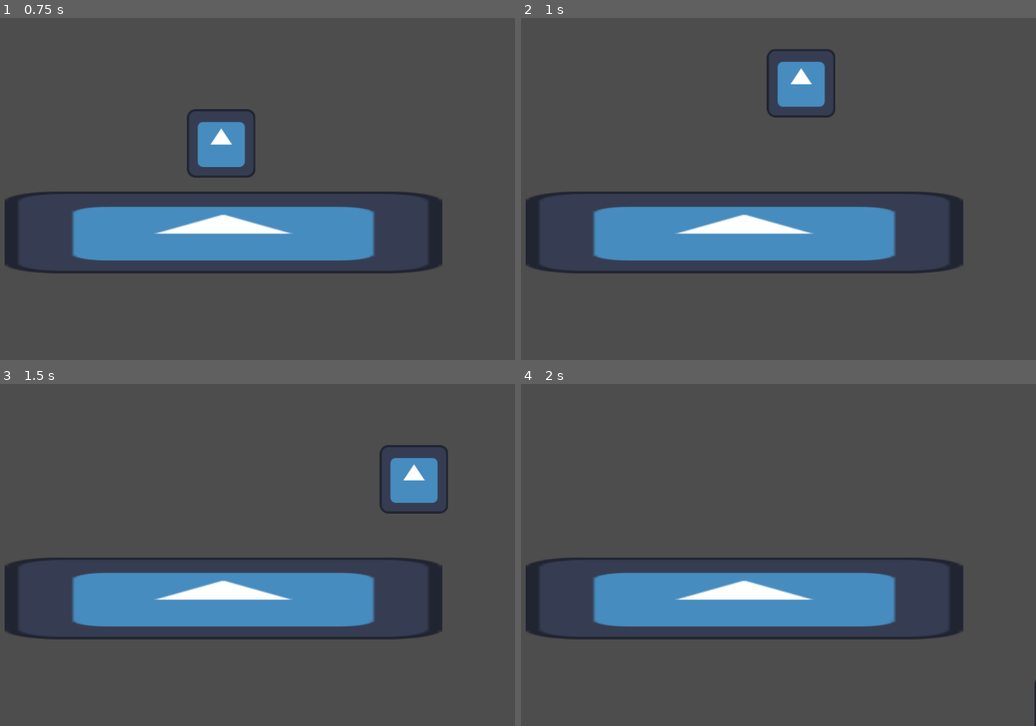
Above: before the commit, frames 1-4 (two rows, left to right).
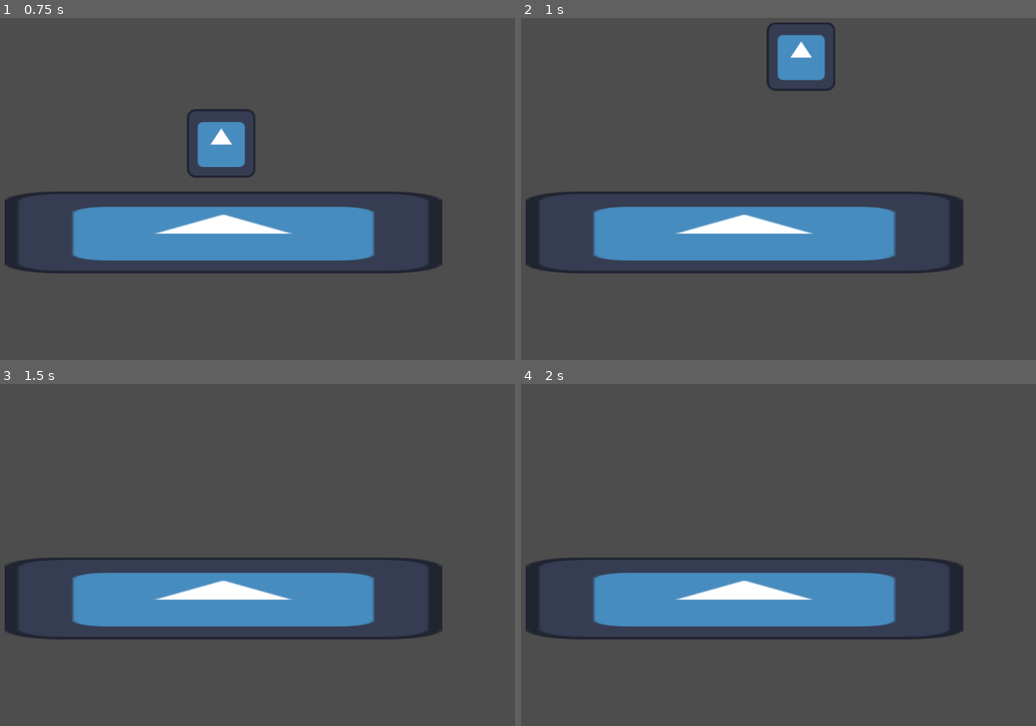
Above: after the commit, the same moments.

Repository: jible/Platform-fighter
Game: Godot game, scene res://scenes/test_scene.tscn
The game is run twice, just before and just after one commit, with the same random seed, the same clock (stepped at 60 frames per second) and the same inputs. The project has no main scene, so this scene is started directly. The engine's default icon, where the game draws it, is replaced by a stand-in: a white triangle on a blue panel in a dark square.
Inputs:
- Up to frame 1 (0.75 s): tap Enter at 0.5 s; hold D (move_right) from 0.53 s (still down); tap Space (jump) at 0.6 s
- Up to frame 2 (1 s): keep holding D (move_right); tap Space (jump) at 0.77 s
- Up to frame 3 (1.5 s): keep holding D (move_right); tap Space (jump) at 1.07, 1.35 s
- Up to frame 4 (2 s): keep holding D (move_right); tap Space (jump) at 1.52, 1.82 s

Frame 1 is identical in both runs. In frame 2, 1.9% of the frame differs, in the area x 47-62%, y 1-30%; in frame 3, 1.6%; in frame 4, less than 0.1%.

Commit message:
Added ariel state and landing behavior
Landing behavior needs to change later when there is a landing state, but im saving that for when there are animations and animation finishing signals. Also, may not need the landing behavior if landing while doing certain moves causes unique behaviors.

Diff:
--- /dev/null
+++ b/platform-fighter/prefabs/ariel.gd
@@ -0,0 +1,6 @@
+extends CharacterState
+
+
+func enter_state():
+	#TODO Change this to happen at the end of anim
+	state_machine.change_state("Ariel")
--- a/platform-fighter/prefabs/base_player.tscn
+++ b/platform-fighter/prefabs/base_player.tscn
@@ -8,7 +8,9 @@
 [ext_resource type="Script" uid="uid://ckq3s3m1o0l2x" path="res://prefabs/walk.gd" id="6_bcibw"]
 [ext_resource type="Script" uid="uid://c4dt26bxow8ly" path="res://prefabs/jump.gd" id="7_om1db"]
 [ext_resource type="Script" uid="uid://rqjacinosm0v" path="res://prefabs/components/player/behavior_manager.gd" id="8_a1fmy"]
-[ext_resource type="Script" uid="uid://bb8kwxbaq3n5e" path="res://prefabs/JumpBehavior.gd" id="9_6uefu"]
+[ext_resource type="Script" uid="uid://7d1kkrb1hnsn" path="res://prefabs/ariel.gd" id="8_ebb2h"]
+[ext_resource type="Script" uid="uid://bb8kwxbaq3n5e" path="res://prefabs/jumpBehavior.gd" id="9_6uefu"]
+[ext_resource type="Script" uid="uid://cnbxotskunjox" path="res://prefabs/landBehavior.gd" id="11_o2sve"]
 
 [sub_resource type="SpriteFrames" id="SpriteFrames_2qyha"]
 animations = [{
@@ -54,6 +56,9 @@
 [node name="Jump" type="Node" parent="StateMachine"]
 script = ExtResource("7_om1db")
 
+[node name="Ariel" type="Node" parent="StateMachine"]
+script = ExtResource("8_ebb2h")
+
 [node name="BehaviorManager" type="Node" parent="." node_paths=PackedStringArray("character", "state_machine")]
 script = ExtResource("8_a1fmy")
 character = NodePath("..")
@@ -61,8 +66,14 @@
 
 [node name="JumpBehavior" type="Node" parent="BehaviorManager"]
 script = ExtResource("9_6uefu")
-valid_states = Array[String](["Idle", "Walk"])
+valid_states = Array[String](["Idle", "Walk", "Ariel"])
+
+[node name="LandBehavior" type="Node" parent="BehaviorManager"]
+script = ExtResource("11_o2sve")
+priority = 1
+valid_states = Array[String](["Ariel"])
 
 [connection signal="landed" from="." to="MobilityManager" method="_on_base_player_landed"]
+[connection signal="landed" from="." to="BehaviorManager/LandBehavior" method="_on_base_player_landed"]
 [connection signal="lock_level_changed" from="." to="BehaviorManager" method="_on_base_player_lock_level_changed"]
 [connection signal="state_changed" from="StateMachine" to="BehaviorManager" method="_on_state_machine_state_changed"]
--- a/platform-fighter/prefabs/components/player/behavior_manager.gd
+++ b/platform-fighter/prefabs/components/player/behavior_manager.gd
@@ -16,7 +16,10 @@
 	active_behaviors.clear()
 	for behavior in all_behaviors:
 		if behavior.priority >= character.lock_level and state_machine.current_state_name in behavior.valid_states:
+			behavior.is_active = true
 			active_behaviors.append(behavior)
+		else:
+			behavior.is_active = false
 
 
 func _physics_process(_delta):
--- a/platform-fighter/prefabs/components/player/player_behavior.gd
+++ b/platform-fighter/prefabs/components/player/player_behavior.gd
@@ -9,6 +9,7 @@
 @export var valid_states: Array[String]
 
 var state_machine: CharacterStateMachine
+var is_active:bool = false
 
 func _ready():
 	state_machine = get_parent().state_machine
--- a/platform-fighter/prefabs/jump.gd
+++ b/platform-fighter/prefabs/jump.gd
@@ -8,3 +8,5 @@
 
 func enter_state():
 	mobility_manager.jump()
+	#TODO Change this to happen at the end of anim
+	state_machine.change_state("Ariel")
--- /dev/null
+++ b/platform-fighter/prefabs/landBehavior.gd
@@ -0,0 +1,8 @@
+extends CharacterBehavior
+
+
+# TODO Maybe this can be removed, but I figured it would be nice to generalize auto canceling
+# If no future states auto cancel similair to the ariel state, just get rid of this behavior and put the signal on the ariel state
+func _on_base_player_landed():
+	if is_active:
+		state_machine.change_state("Idle")
Not shown, added: platform-fighter/prefabs/ariel.gd.uid
Not shown: 1 places in platform-fighter/prefabs/base_player.tscn that only renumber resources
Not shown, added: platform-fighter/prefabs/landBehavior.gd.uid
